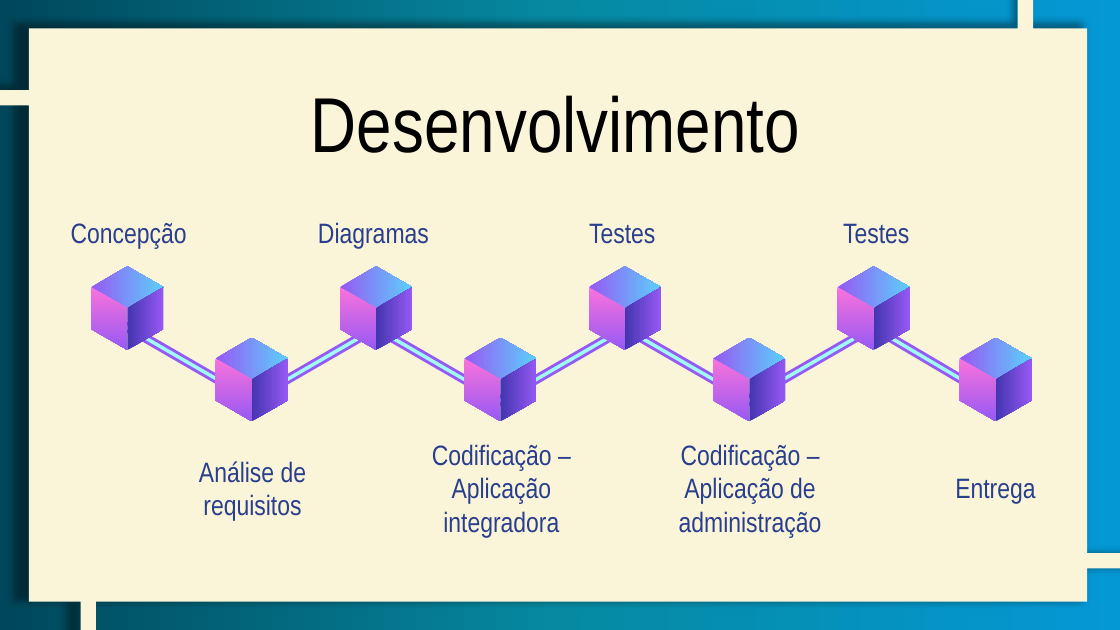
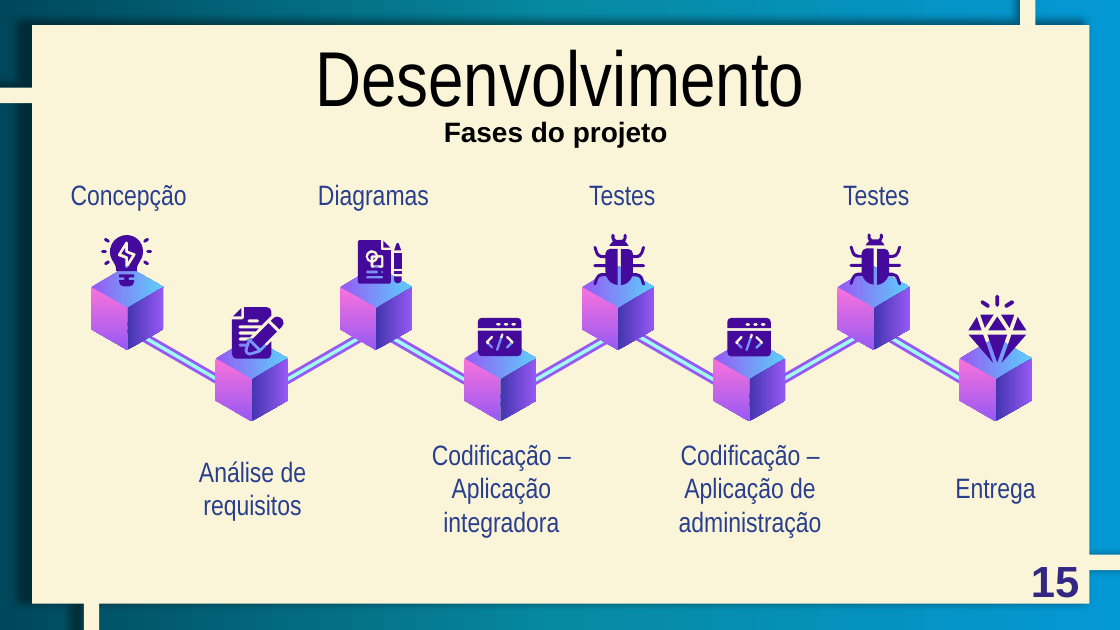
Before and after one commit to GC-Aguiar/tg-AplicacaoIntegradora, a slide deck: slide 15 of Documentação/Apresentação/Apresentação TGII - SIDBM.pptx (slide 19 before the commit). Drawn at 1120x630 pixels with LibreOffice and Linux fonts; fonts in the diff are those of the drawing. Boxes give left, top, right and bottom in pixels: in the first picture for what was removed or moved away, otherwise in the second. Text is boxed around its words. In the diff, an @@ line names an element or a change of style, - is before the commit and + after.

```diff
--- a/Documentação/Apresentação/Apresentação TGII - SIDBM.pptx
+++ b/Documentação/Apresentação/Apresentação TGII - SIDBM.pptx
@@ freeform shape at (0,0,1120,630): outline redrawn @@
@@ text "Desenvolvimento": place and size @@
-text "Desenvolvimento" at (311,95,800,153)
+text "Desenvolvimento" at (315,49,804,107)
@@ text added at (444,121,668,147), 18 pt, text #000000, bold @@
+Fases do projeto
@@ 4 texts: place and size @@
-4 texts at (71,222,909,249)
+4 texts at (71,184,909,211)
@@ group added at (101,235,152,287): 9 freeform shapes @@
@@ freeform shape added at (609,234,628,246), fill #440A9C @@
@@ freeform shape added at (866,233,885,245), fill #440A9C @@
@@ group added at (358,240,402,283): 9 freeform shapes @@
@@ freeform shape added at (592,246,617,286), fill #440A9C @@
@@ freeform shape added at (620,246,645,286), fill #440A9C @@
@@ freeform shape added at (849,245,874,284), fill #440A9C @@
@@ freeform shape added at (877,246,902,286), fill #440A9C @@
@@ 3 freeform shapes: place and size @@
-3 freeform shapes at (589,267,662,349)
+3 freeform shapes at (582,267,655,349)
@@ group added at (232,307,287,358): 5 freeform shapes @@
@@ freeform shape added at (478,318,522,328), fill #440A9C @@
@@ freeform shape added at (727,318,771,328), fill #440A9C @@
@@ group added at (969,295,1026,363): 11 freeform shapes @@
@@ freeform shape added at (478,330,522,356), fill #440A9C @@
@@ freeform shape added at (727,330,771,356), fill #440A9C @@
@@ page number added at (1031,567,1079,606), 28 pt, text #322883, bold @@
+15
```
Also in this commit, not shown: 17 other slides changed, 9 slides added, 44 slides removed, 59 other files.
